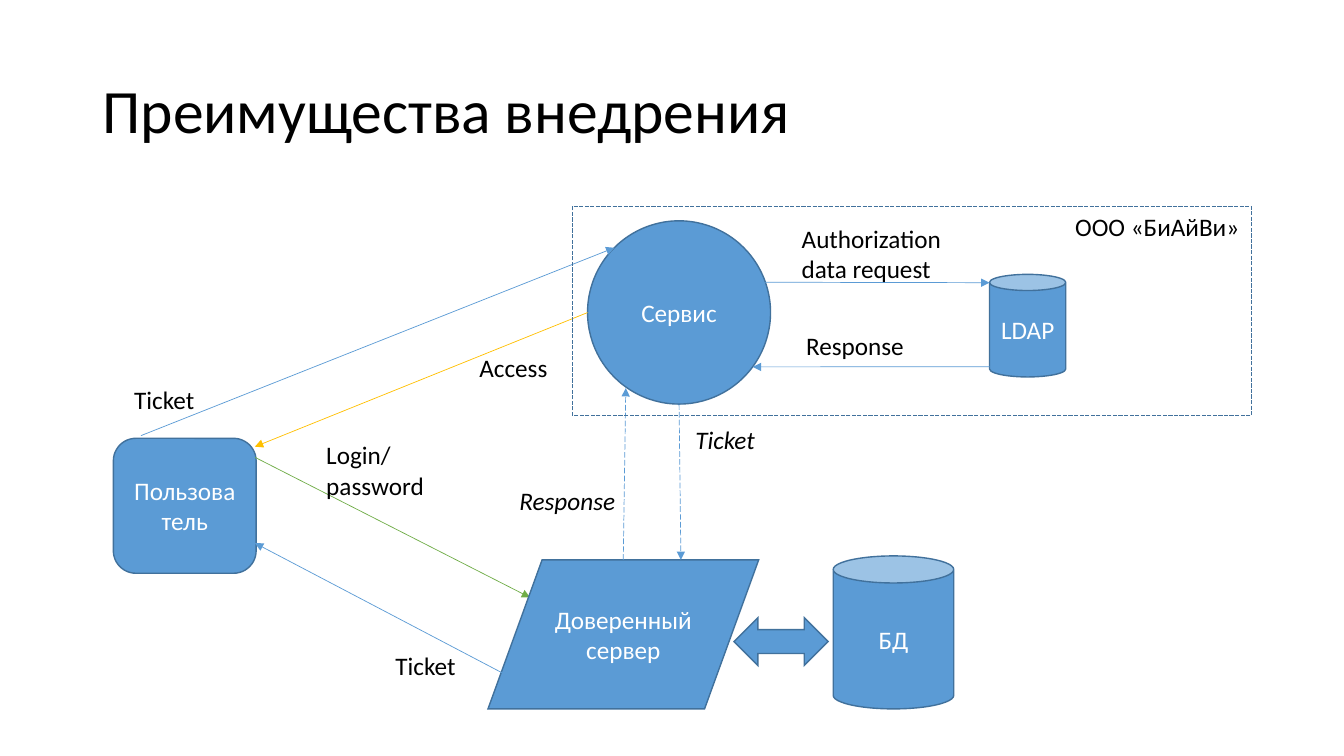
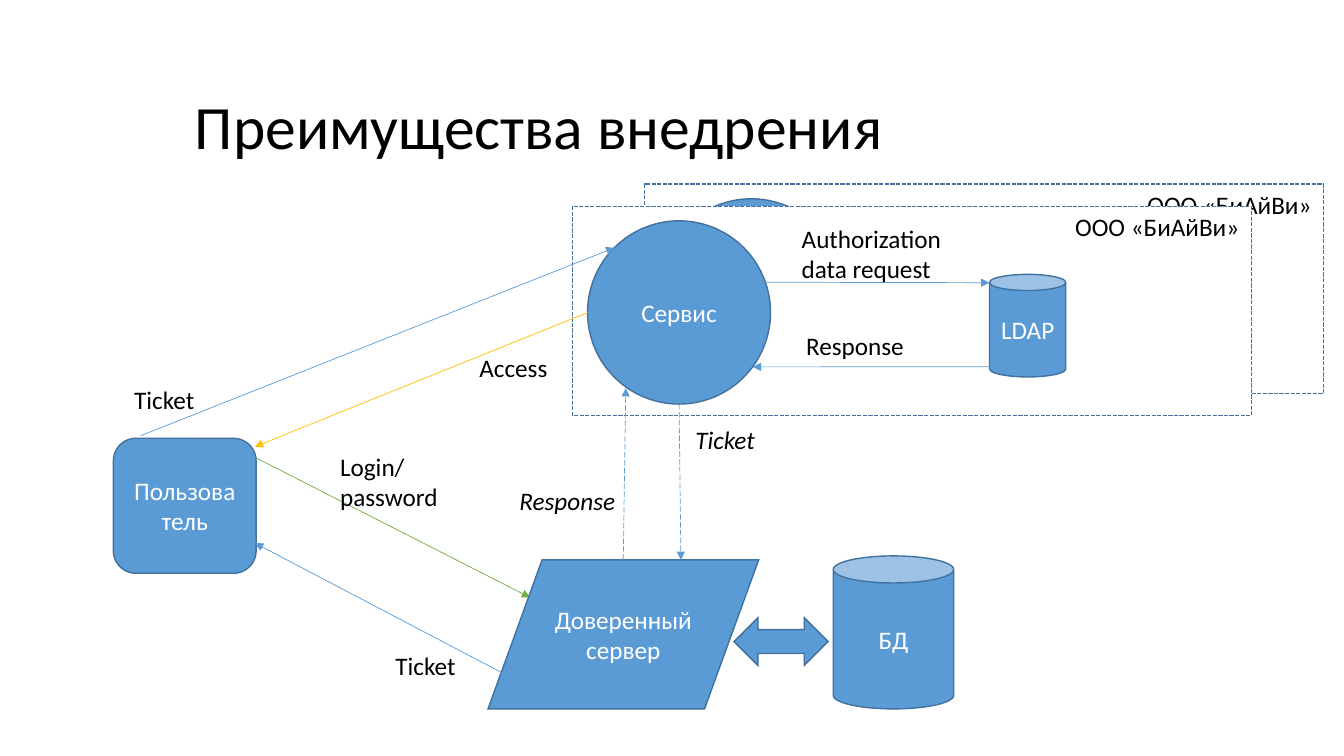
Before and after one commit to KozinOleg97/diplom, a slide deck: slide 10 of Vkr_p2.ppt. Drawn at 1344x756 pixels with LibreOffice and Linux fonts; fonts in the diff are those of the drawing. Boxes give left, top, right and bottom in pixels: in the first picture for what was removed or moved away, otherwise in the second. Text is boxed around its words. In the diff, an @@ line names an element or a change of style, - is before the commit and + after.

```diff
--- a/Vkr_p2.ppt
+++ b/Vkr_p2.ppt
@@ title "Преимущества внедрения": place and size @@
-title "Преимущества внедрения" at <box>102,93,790,143</box>
+title "Преимущества внедрения" at <box>195,109,882,159</box>
@@ rectangle added at <box>572,207,1251,416</box>, fill #FFFFFF, outline #41719C 0.99 pt dashed @@
@@ rectangle: place and size @@
-rectangle at <box>572,207,1251,416</box>
+rectangle at <box>645,184,1324,394</box>
@@ ellipse added at <box>660,198,843,382</box>, fill #5B9BD5, outline #41719C 0.99 pt, 18 pt, text #FFFFFF @@
+Сервис
@@ text added at <box>1147,197,1311,221</box>, 18 pt, text #000000 @@
+ООО «БиАйВи»
@@ text "Login/ password": place and size @@
-text "Login/ password" at <box>326,446,424,501</box>
+text "Login/ password" at <box>340,458,438,512</box>
```
Also in this commit, not shown: 1 other slide changed, 4 slides added.
